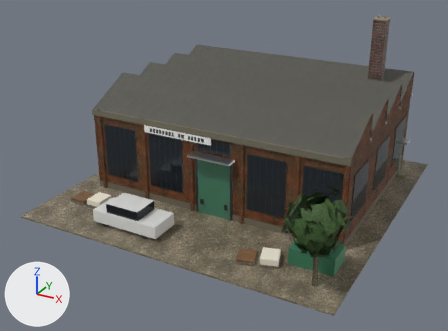
The glTF model models/real/zones/i1/workshop_sawtooth.glb as it was, and as the next commit left it.
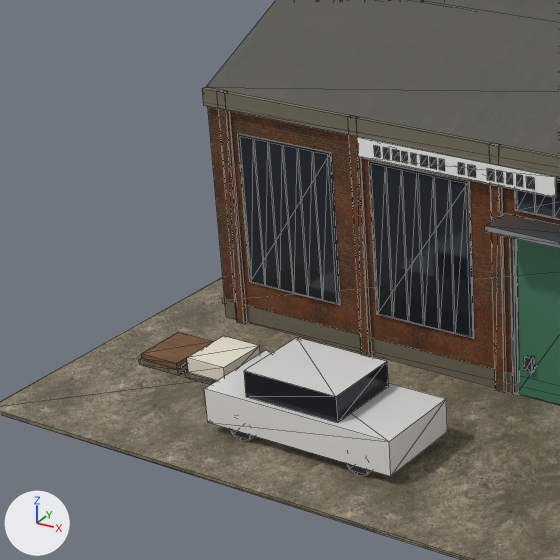
Each version is shown whole from a 50 mm camera at (0.799, -1.567, 0.852) aimed at (-0.018, -0.083, 0.109), then close up on the part from 5% to 47% of the width and 24% to 81% of the height. The lights are fixed; the arrows at lower left show +X, +Y and +Z. The first two pictures are the older version. The close-ups show mesh edges as thin lines. Vertices at exactly the same position are counted once.

The first close-up shows 'workshop_sawtooth_body'.
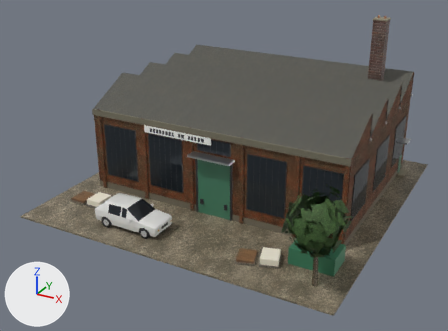
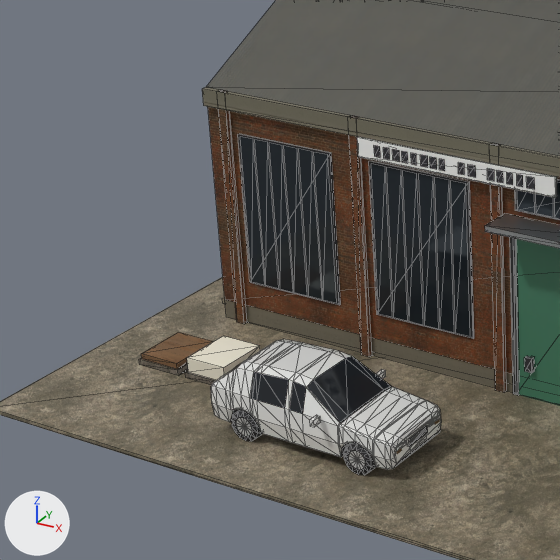
Boxes (x1, y1, x2, y2) around the edits, measured in the close-ups (560 x 560 px):
part 1 of me_workshop_sawtooth_body, added: after (310, 415, 321, 427)
part 2 of me_workshop_sawtooth_body, added: after (376, 370, 386, 379)
part 3 of me_workshop_sawtooth_body, added: after (396, 440, 407, 452)
part 4 of me_workshop_sawtooth_body, added: after (429, 415, 439, 426)
part 5 of me_workshop_sawtooth_body, added: after (409, 426, 428, 447)
part 6 of me_workshop_sawtooth_body, added: after (410, 434, 427, 451)
part 7 of me_workshop_sawtooth_body, rebuilt: before (230, 429, 254, 441); after (231, 409, 262, 441)
part 8 of me_workshop_sawtooth_body, rebuilt: before (347, 464, 371, 476); after (343, 442, 375, 475)
part 9 of me_workshop_sawtooth_body, rebuilt: before (204, 350, 447, 476); after (211, 339, 441, 469)
part 10 of me_workshop_sawtooth_body, added: after (348, 451, 365, 470)
part 11 of me_workshop_sawtooth_body, added: after (236, 418, 252, 436)
part 12 of me_workshop_sawtooth_body, deleted: before (244, 337, 388, 423)

The change, as a list of edits to the scene's bpy script:
```text
Add img_car_atlas_arm:
    img_car_atlas_arm = load_image('car_atlas_arm', '_unpacked/car_atlas_arm', 128, 64, 'Non-Color')
Add img_car_atlas_emit:
    img_car_atlas_emit = load_image('car_atlas_emit', '_unpacked/car_atlas_emit', 128, 64, 'sRGB')
Add img_car_atlas_diff:
    img_car_atlas_diff = load_image('car_atlas_diff', '_unpacked/car_atlas_diff', 128, 64, 'sRGB')
Add mat_car_atlas:
    mat_car_atlas = bpy.data.materials.new('Car_Atlas')
    # uses the picture img_car_atlas_arm
    # uses the picture img_car_atlas_diff
    # uses the picture img_car_atlas_emit
Change me_workshop_sawtooth_body:
    used by ob_workshop_sawtooth_body; location = (0.0, 0.0, 0.0)
    remove me_workshop_sawtooth_body.from_pydata(...)  # 1921 vertices, 2188 faces; spans x -0.47..0.47, y -0.47..0.47, z 0.0..0.512
    add me_workshop_sawtooth_body.from_pydata(...)  # 2663 vertices, 3304 faces; spans x -0.47..0.47, y -0.47..0.47, z 0.0..0.512
    me_workshop_sawtooth_body part 1: a new loose piece, a box spanning x -0.1246..-0.1204, y -0.416..-0.406, z 0.0498..0.0562, in mat_paint_white (white #e7e7e5)
    me_workshop_sawtooth_body part 2: a new loose piece, a box spanning x -0.1246..-0.1204, y -0.314..-0.304, z 0.0498..0.0562, in mat_paint_white (white #e7e7e5)
    me_workshop_sawtooth_body part 3: a new loose piece, a box spanning x -0.05..-0.047, y -0.3944..-0.3785, z 0.034..0.038, in mat_car_atlas
    me_workshop_sawtooth_body part 4: a new loose piece, a box spanning x -0.05..-0.047, y -0.3415..-0.3256, z 0.034..0.038, in mat_car_atlas
    me_workshop_sawtooth_body part 5: a new loose piece, a box spanning x -0.0495..-0.0471, y -0.3748..-0.3452, z 0.0295..0.037, in mat_car_atlas
    me_workshop_sawtooth_body part 6: a new loose piece, a box spanning x -0.0474..-0.0472, y -0.373..-0.347, z 0.02413..0.02988, in mat_car_atlas
    me_workshop_sawtooth_body part 7: the loose piece of 16 vertices spanning x -0.23..-0.202, y -0.404..-0.393, z 0.004..0.032 is rebuilt with 56 vertices and now spans x -0.228..-0.197, y -0.403..-0.393, z 0.004..0.035, in mat_car_atlas
    me_workshop_sawtooth_body part 8: the loose piece of 16 vertices spanning x -0.098..-0.07, y -0.404..-0.393, z 0.004..0.032 is rebuilt with 56 vertices and now spans x -0.1..-0.07, y -0.403..-0.393, z 0.004..0.035, in mat_car_atlas
    me_workshop_sawtooth_body part 9: the loose piece of 8 vertices spanning x -0.254..-0.047, y -0.406..-0.314, z 0.015..0.05 is rebuilt with 270 vertices and now spans x -0.252..-0.048, y -0.404..-0.316, z 0.016..0.079
    me_workshop_sawtooth_body part 10: a new loose piece of 28 vertices spanning x -0.094..-0.076, y -0.403..-0.402, z 0.01..0.029, in mat_car_atlas
    me_workshop_sawtooth_body part 11: a new loose piece of 28 vertices spanning x -0.222..-0.203, y -0.403..-0.402, z 0.01..0.029, in mat_car_atlas
    me_workshop_sawtooth_body part 12: the loose piece of 8 vertices spanning x -0.21..-0.107, y -0.4..-0.32, z 0.05..0.077 is deleted
    other edits to the shape of me_workshop_sawtooth_body do not show in these pictures
    remove me_workshop_sawtooth_body.materials.append(mat_glass_car)  # dark grey #272c30
    add me_workshop_sawtooth_body.materials.append(mat_car_atlas)
```
